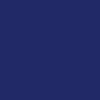
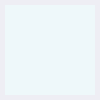
Comparing the layer stacks of the two (100, 100) images. Changes:
renamed "explored" to "unvisited", hid it over [0, 0, 100, 100]
added layer "frontier" (8%) above "blocked" over [0, 0, 100, 100]
renamed "tile_blocked" to "blocked", hid it, painted on it over [0, 0, 100, 100]
